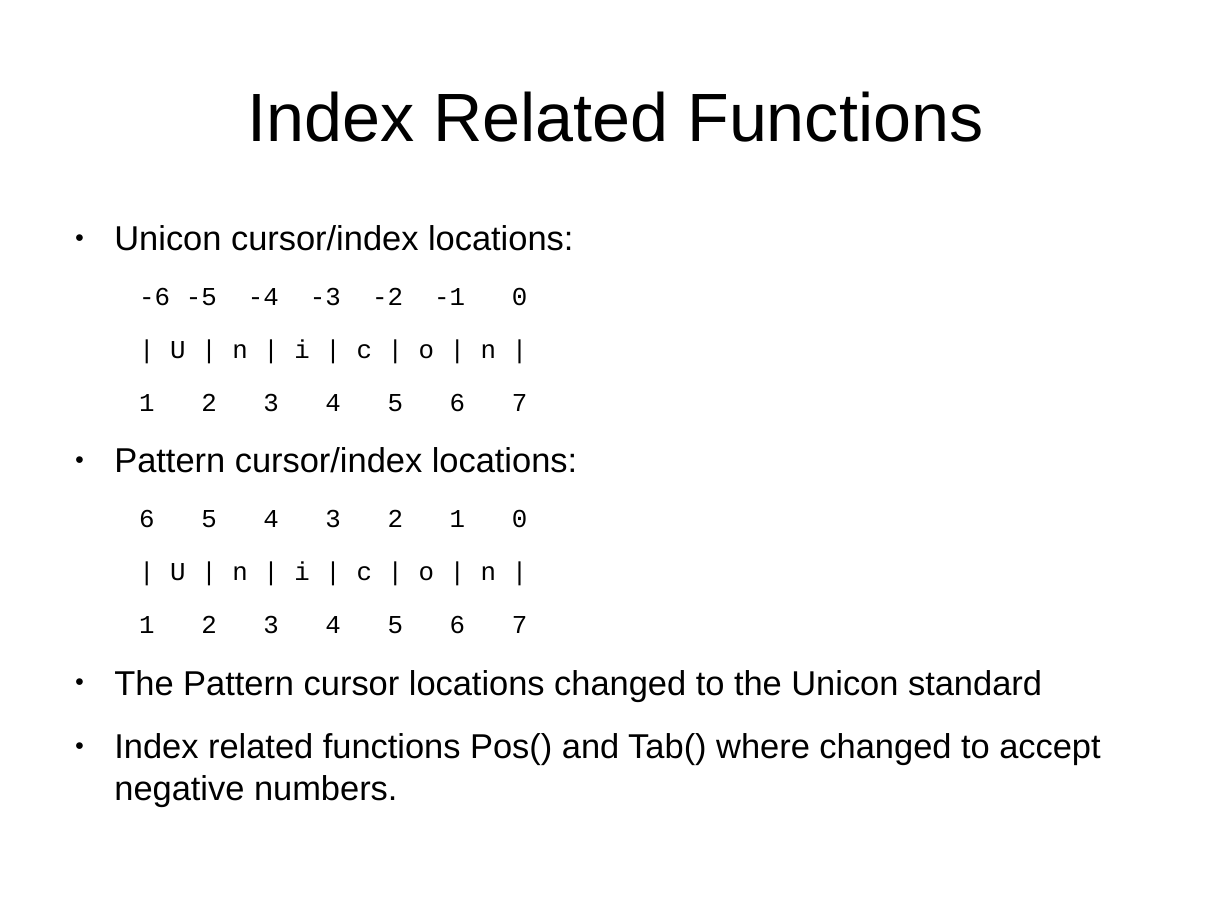
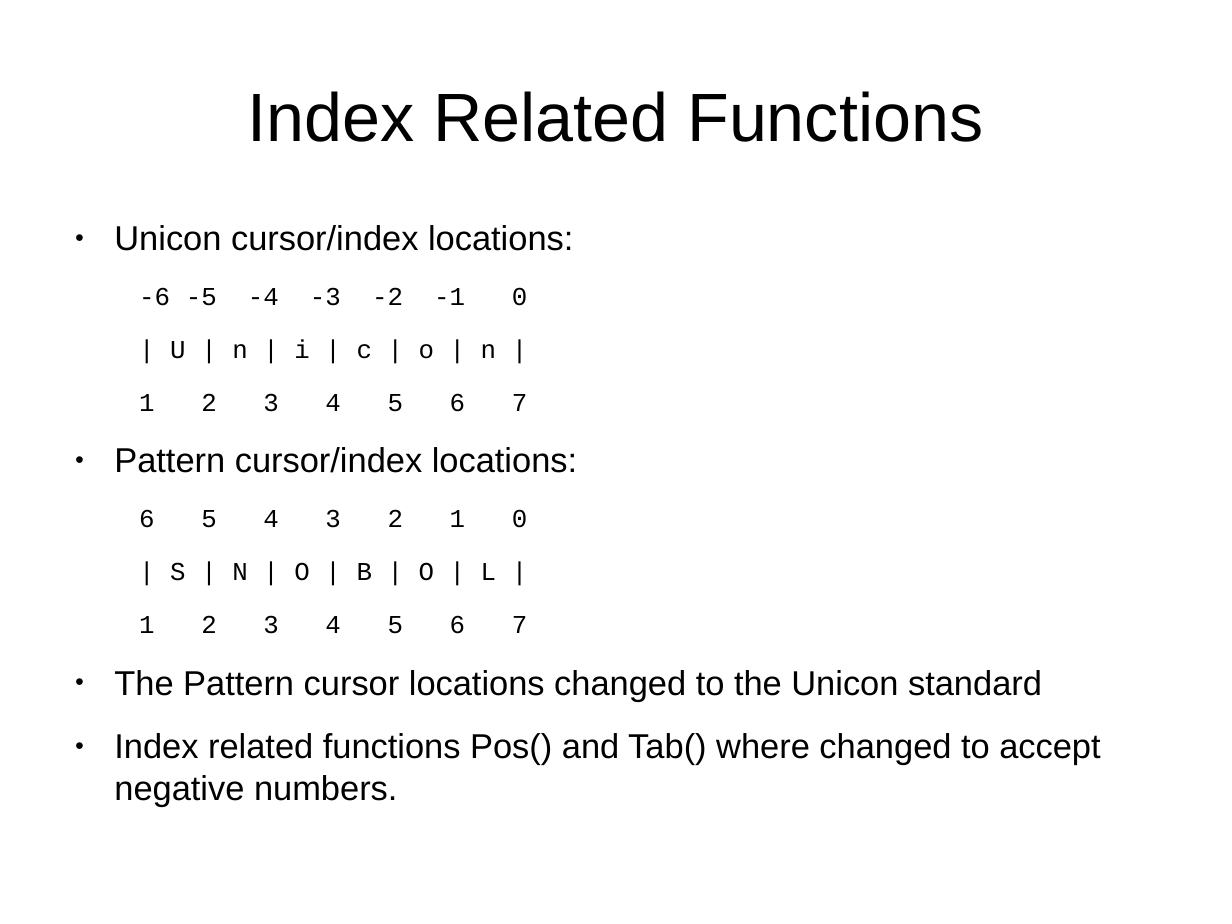
Before and after one commit to johngoettsche/Thesis, a slide deck: slide 23 of ThesisDefense.odp. Drawn at 1232x924 pixels with LibreOffice and Linux fonts; fonts in the diff are those of the drawing. Boxes give left, top, right and bottom in pixels: in the first picture for what was removed or moved away, otherwise in the second. Text is boxed around its words. In the diff, an @@ line names an element or a change of style, - is before the commit and + after.

```diff
--- a/ThesisDefense.odp
+++ b/ThesisDefense.odp
@@ text at [170, 562, 496, 581]: text changed @@
-| U | n | i | c | o | n |
+| S | N | O | B | O | L |
```
Also in this commit, not shown: 4 other slides changed, 14 slides added, 2 slides removed, 1 other file.
